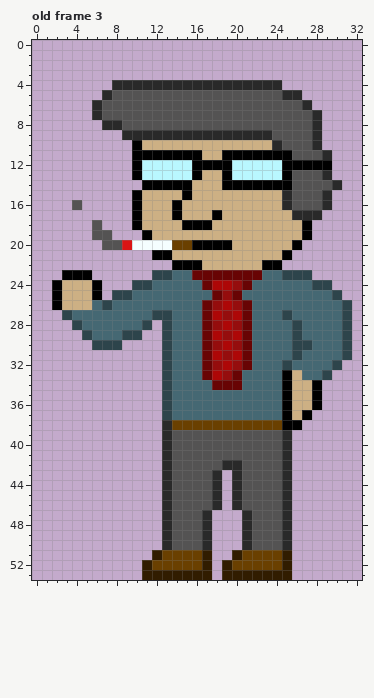
One commit to this pixel-art file: WIP/Bozzie2_2.aseprite. The picture above was drawn from the file before the commit.
33x54 pixels, 3 frames. Shown: old frame 3. The commit also changed other frames, which this record leaves out.
Once edited:
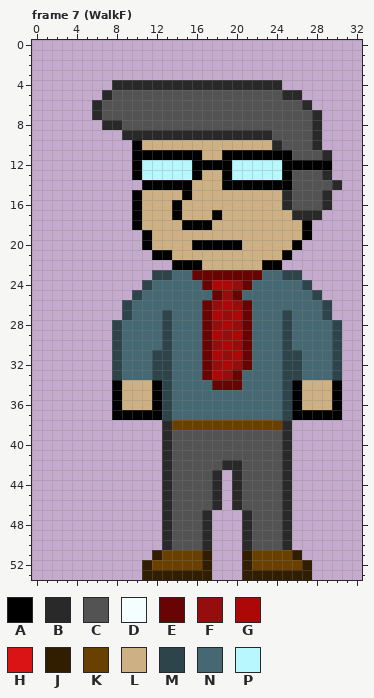
Palette (. is transparent): A #000000  B #292929  C #545353  D #f5feff  E #680404  F #950d0d  G #ad0707  H #da1414  J #311d00  K #6a4000  L #cdb084  M #2d444b  N #456873  P #b9f7ff
A new or re-ordered frame is compared with the old frame closest to it.
Changes in this commit:
frames 3 -> 15
Frame 7 (WalkF) is new; against old frame 3:
y 16: x 4 C -> .
y 18: x 6 C -> .
y 19: x 6..7 CC -> ..
y 20: x 7..15 CCHDDDDKK -> ....ALLLL; x 20 L -> A
y 23: x 3..5 AAA -> ...; x 27 M -> .
y 24: x 2..6 ALLLA -> .....; x 10 M -> .; x 27..29 NMM -> M..
y 25: x 2..6 ALLLA -> .....; x 8..10 MMN -> ..M; x 28..30 NNM -> M..
y 26: x 2..9 ALLLNMNN -> .......M; x 29..31 NNM -> M..
y 27: x 3..9 MNNNNNN -> ......M; x 12 M -> N; x 29..31 NNM -> M..
y 28: x 4..8 MNNNN -> ....M; x 11..12 M. -> NN; x 25..26 NM -> MN; x 30..31 NM -> M.
y 29: x 5..12 MNNNMM.. -> ...MNNNN; x 25..26 NM -> MN; x 30..31 NM -> M.
y 30: x 6..7 MM -> ..; x 9..12 .... -> NNNN; x 25..27 NMM -> MNN; x 30..31 NM -> M.
y 31: x 8..12 ..... -> MNNNM; x 25 N -> M; x 30..31 NM -> M.
y 32: x 8..12 ..... -> MNNNM; x 26 N -> M
y 33: x 8..12 ..... -> MNNNM; x 25..26 AL -> MM; x 29..30 M. -> NM
y 34..36: x 8..12 ..... -> ALLLA; x 25..26 AL -> MA; x 28..30 A.. -> LLA
y 37: x 8..12 ..... -> AAAAA; x 25..26 AL -> MA; x 28..30 ... -> AAA
y 38: x 25..26 AA -> B.
y 51: x 20..21 JK -> .J; x 25..26 J. -> KJ
y 52: x 19..21 JKK -> ..J; x 25..27 J.. -> KKJ
y 53: x 19..20 JJ -> ..; x 26..27 .. -> JJ
